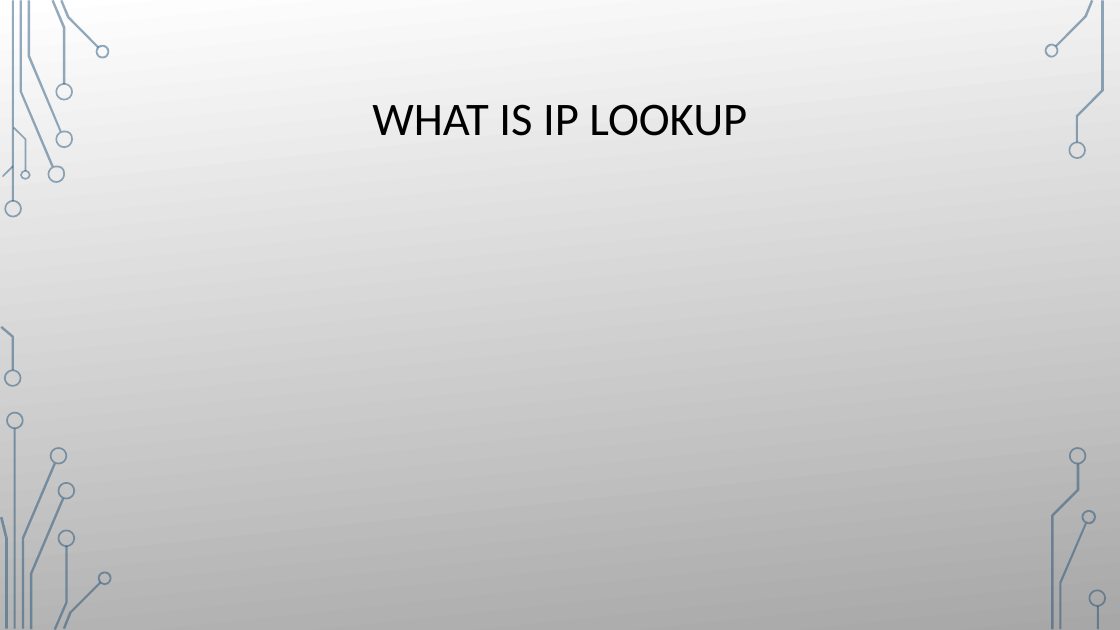
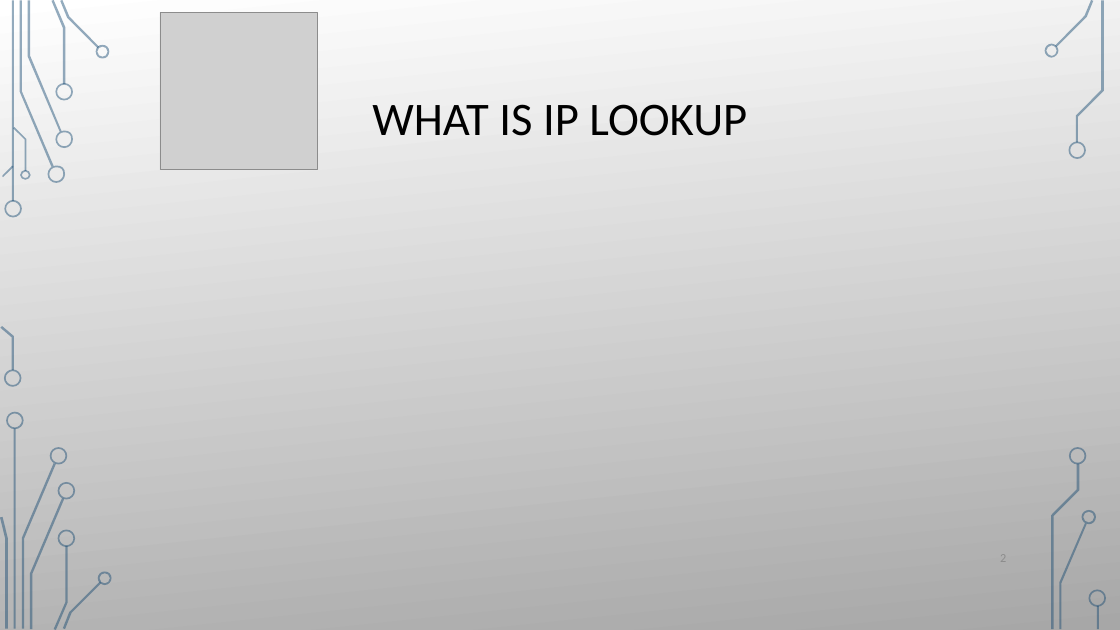
Before and after one commit to ataeiamirhosein/NetFuncVirt, a slide deck: slide 2 of Ip_lookup_algorithms.pptx. Drawn at 1120x630 pixels with LibreOffice and Linux fonts; fonts in the diff are those of the drawing; grey boxes stand for pictures; background and template pictures are left out. Boxes give left, top, right and bottom in pixels: in the first picture for what was removed or moved away, otherwise in the second. Text is boxed around its words. In the diff, an @@ line names an element or a change of style, - is before the commit and + after.

```diff
--- a/Ip_lookup_algorithms.pptx
+++ b/Ip_lookup_algorithms.pptx
@@ picture added at box(160, 13, 318, 171) @@
@@ text added at box(1000, 550, 1006, 565), 10.5 pt, text #8C8C8C @@
+2
```
Also in this commit, not shown: 10 other slides changed.
